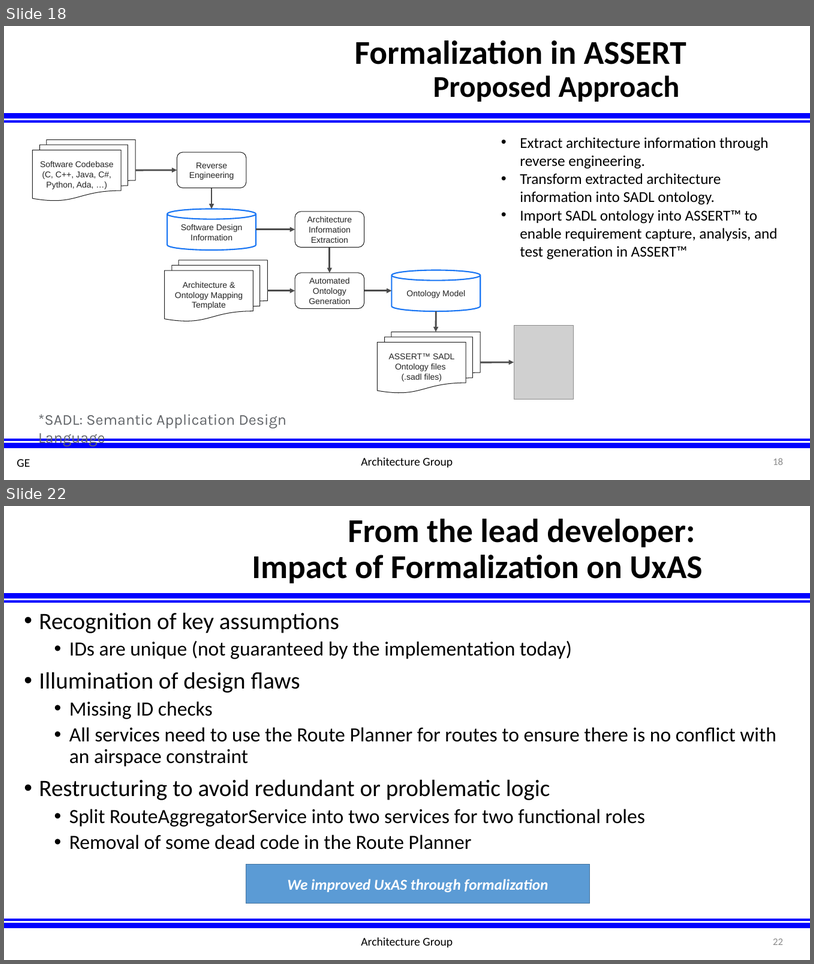
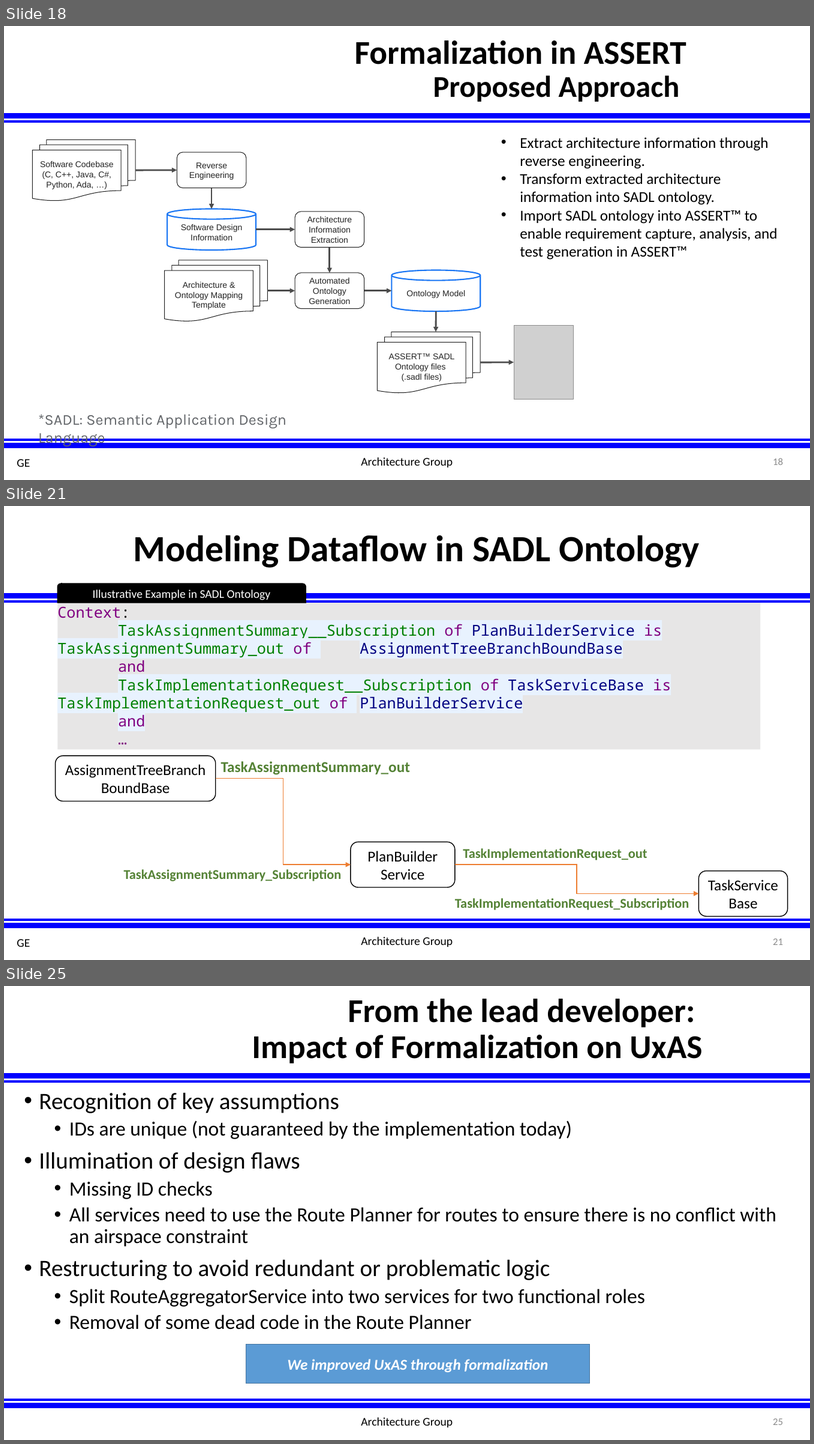
Before and after one commit to afrl-rq/OpenUxAS-SoI, a slide deck: presentations/S5_SoI_Architecture_Group.pptx. Shown one above the other, each under a label of ours: slides 18 and 22 before the commit, slides 18, 21 and 25 after it; the slides between them are not shown. The pictures are 814x964 and 814x1444 pixels, drawn with LibreOffice and Linux fonts; fonts in the diff are those of the drawing; grey boxes stand for pictures; background and template pictures are left out. Boxes give left, top, right and bottom in pixels: in the first picture for what was removed or moved away, otherwise in the second. Text is boxed around its words. In the diff, an @@ line names an element or a change of style, - is before the commit and + after.

```diff
--- a/presentations/S5_SoI_Architecture_Group.pptx
+++ b/presentations/S5_SoI_Architecture_Group.pptx
@@ slide 21 added at bbox=[4, 506, 810, 960], background #FFFFFF; not listed: 5 template elements that a slide beside it also shows @@
@@ title added at bbox=[133, 535, 700, 568], 44 pt, text #000000, bold @@
+Modeling Dataflow in SADL Ontology
@@ round same rect added at bbox=[58, 583, 306, 603], fill #000000, outline #000000 1 pt, 14 pt, text #FFFFFF @@
+Illustrative Example in SADL Ontology
@@ rectangle added at bbox=[58, 603, 761, 749], fill #E7E6E6, 18 pt, text #008000 @@
+Context:
+TaskAssignmentSummary__Subscription of PlanBuilderService is TaskAssignmentSummary_out of AssignmentTreeBranchBoundBase
+and
+TaskImplementationRequest__Subscription of TaskServiceBase is TaskImplementationRequest_out of PlanBuilderService
+and
+…
@@ rounded rectangle added at bbox=[56, 756, 216, 801], outline #000000 1 pt, 18 pt, text #000000 @@
+AssignmentTreeBranchBoundBase
@@ text added at bbox=[221, 761, 410, 775], 18 pt, text #548235, bold @@
+TaskAssignmentSummary_out
@@ elbow arrow added from (216, 778) to (351, 864), #ED7D31 1 pt @@
@@ rounded rectangle added at bbox=[351, 842, 455, 887], outline #000000 1 pt, 18 pt, text #000000 @@
+PlanBuilder
+Service
@@ elbow arrow added from (455, 864) to (699, 893), #ED7D31 1 pt @@
@@ text added at bbox=[463, 848, 647, 860], 16 pt, text #548235, bold @@
+TaskImplementationRequest_out
@@ text added at bbox=[124, 869, 342, 881], 16 pt, text #548235, bold @@
+TaskAssignmentSummary_Subscription
@@ rounded rectangle added at bbox=[699, 871, 788, 916], outline #000000 1 pt, 18 pt, text #000000 @@
+TaskServiceBase
@@ text added at bbox=[455, 898, 689, 910], 16 pt, text #548235, bold @@
+TaskImplementationRequest_Subscription
@@ text added at bbox=[361, 936, 453, 946], 14 pt, text #000000 @@
+Architecture Group
@@ text added at bbox=[17, 939, 30, 946], 14 pt, text #000000 @@
+GE
@@ what was slide 22 is now slide 25 @@
@@ page number at bbox=[773, 1418, 783, 1425]: text changed @@
-22
+25
```
Also in this commit, not shown: 8 slides changed, 3 other slides added.
